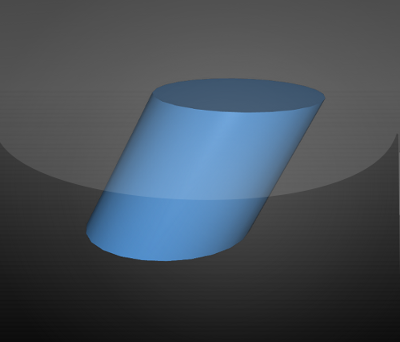
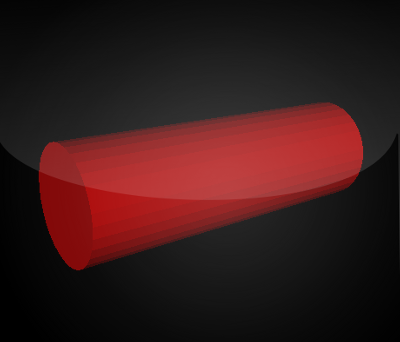
Layers edited between the first and the second 400x342 image:
added layer "CompB" above "CompA" over [0, 0, 400, 342]
added layer "CompA" above "SolidOfRevolution" over [0, 0, 400, 342]
